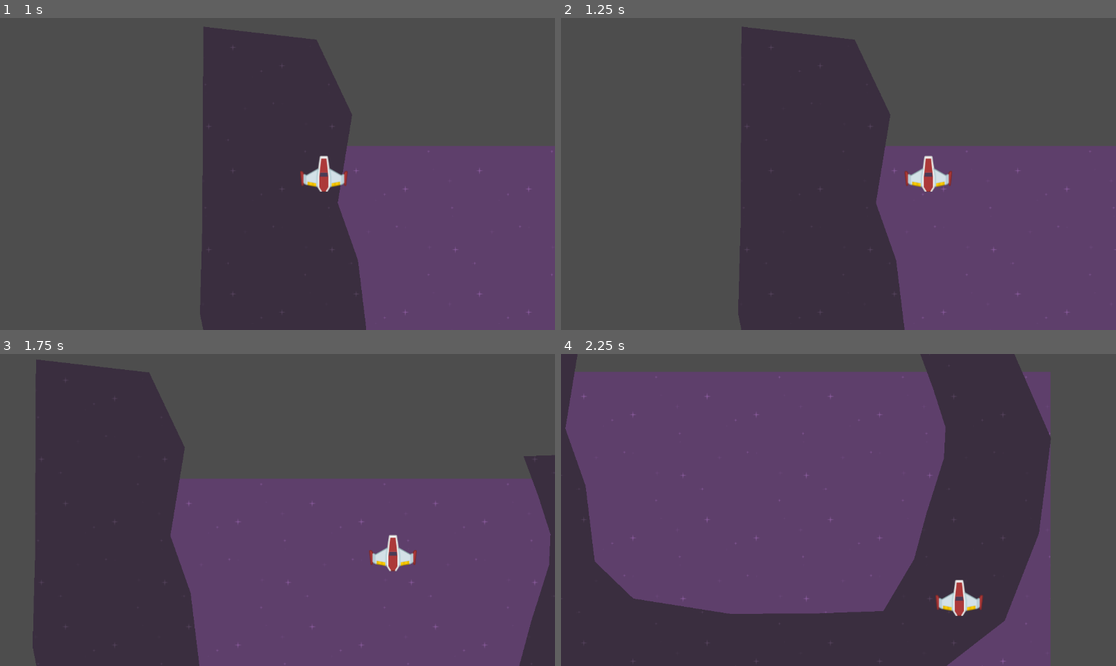
Above: before the commit, frames 1-4 (two rows, left to right).
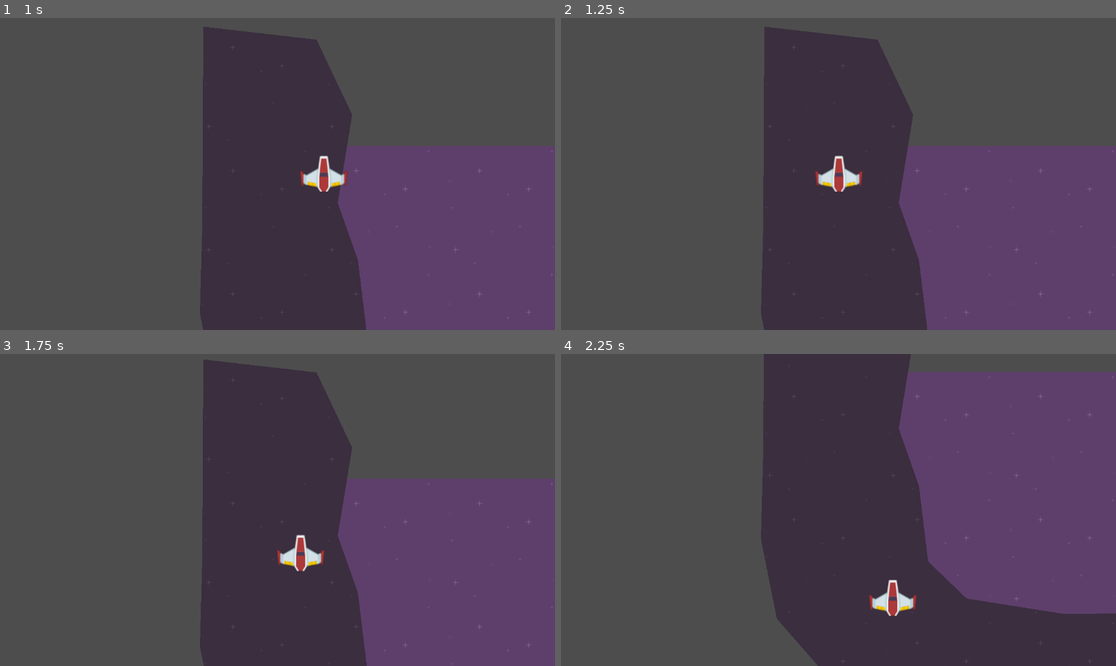
Above: after the commit, the same moments.

Repository: dfcut8/speedysaucer
Game: Godot game, scene res://scenes/level_1.tscn
Same seed, same stepped clock (60 frames per second), same inputs: the game is played once before the commit and once after it.
Inputs:
- Up to frame 1 (1 s): tap Enter at 0.5 s; hold Right (move_right) from 0.53 s (still down)
- Up to frame 2 (1.25 s): keep holding Right (move_right)
- Up to frame 3 (1.75 s): release Right (move_right) at 1.28 s; hold Down (move_down) from 1.28 s (still down)
- Up to frame 4 (2.25 s): release Down (move_down) at 2.03 s; hold Right (move_right) from 2.03 s (still down)

Frame 1 is identical in both runs. In frame 2, 8.9% of the frame differs, in the area x 31-100%, y 2-100%; in frame 3, 54%; in frame 4, 85%, in the area x 0-100%, y 0-100%.

Commit message:
reload on exit

Diff:
--- a/scenes/level.gd
+++ b/scenes/level.gd
@@ -6,3 +6,7 @@
 
 func _body_out(body: Node2D) -> void:
 	print("maze: body_entered #1")
+
+
+func _on_maze_body_exited(body: Node2D) -> void:
+	get_tree().reload_current_scene()
--- a/scenes/level_1.tscn
+++ b/scenes/level_1.tscn
@@ -18,3 +18,5 @@
 
 [node name="player" parent="." instance=ExtResource("2_bswci")]
 position = Vector2(20, 58)
+
+[connection signal="body_exited" from="Maze" to="." method="_on_maze_body_exited"]
